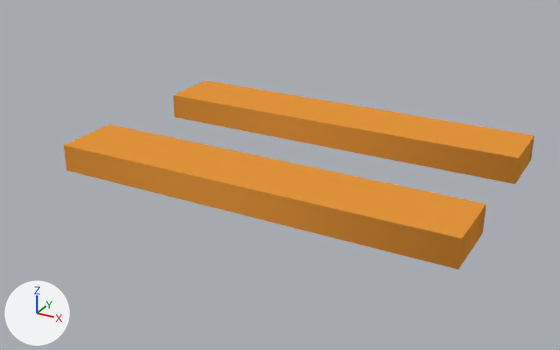
The Blender file assets/equal.blend: old version first, new version second.
Both versions are drawn from a 50 mm camera at (1.459, -2.026, 1.083) aimed at (0.221, 0.226, -0.043). The lights are fixed; the arrows at lower left show +X, +Y and +Z. Text is drawn in Blender's own font.

Before the edit, the objects in view are built like this:
```python
txt_text = bpy.data.curves.new('Text', 'FONT')
txt_text.body = '='
txt_text.materials.append(mat_material_001)  # orange #e7973d
txt_text.extrude = 0.013
txt_text.size = 0.317
txt_text.offset_x = -0.0679
txt_text.offset_y = -0.0748
txt_text.underline_height = 0.8
ob_text = bpy.data.objects.new('Text', txt_text)
ob_text.location = (0.0, 0.0, 0.0)
ob_text.scale = (9.86, 9.72, 3.85)
```
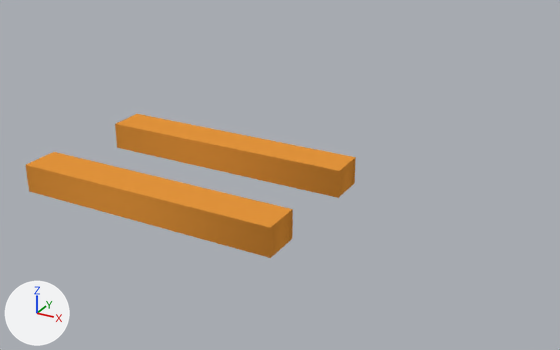
Patch to the scene script:
```diff
--- a/assets/equal.blend.py
+++ b/assets/equal.blend.py
@@ me_cutext @@
+me_cutext.from_pydata(...)  # 32 vertices, 16 faces; spans x -0.0487..0.0487, y -0.0311..0.0311, z -0.013..0.013
+me_cutext.materials.append(mat_material_001)  # orange #e7973d
@@ ob_text @@
-ob_text = bpy.data.objects.new('Text', txt_text)
+ob_text = bpy.data.objects.new('Text', me_cutext)
 ob_text.location = (0.0, 0.0, 0.0)
```

Where the change shows, as pixel boxes (x1, y1, x2, y2) in the pictures (560 x 350 px):
'Text', reshaped (30% narrower, 24% shorter)
    before: (64, 81, 534, 270)
    after: (26, 114, 356, 258)
